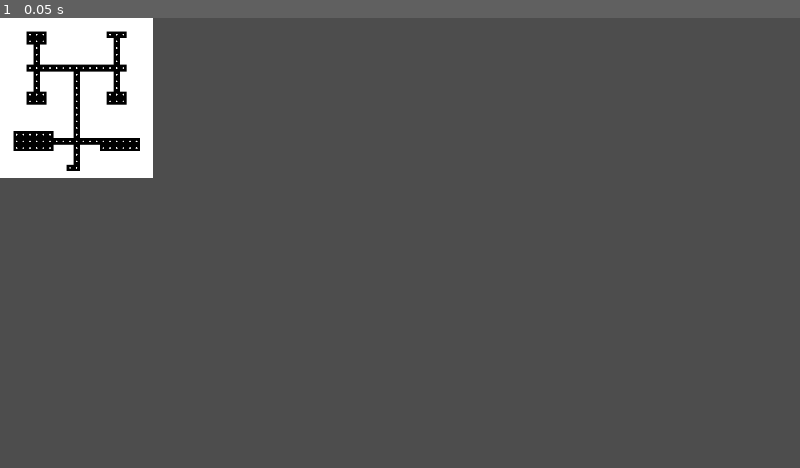
Above: before the commit, frame 1.
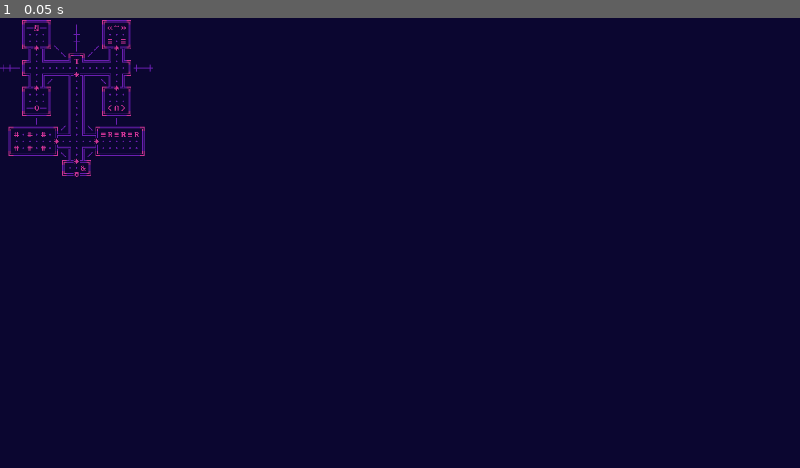
Above: after the commit, the same moment.

Repository: Vegetabs/StationTilda
Game: Godot game, scene res://scenes/station_render.tscn
Two runs of this game, one before a commit and one after it. Both use one fixed random seed, a clock stepped at 60 frames per second and the inputs below. The project has no main scene, so this scene is started directly.
Inputs:
- Up to frame 1 (0.05 s): no input

The runs differ from the first frame. In frame 1, 100% of the frame differs, in the area x 0-100%, y 0-100%.

Commit message:
attached nav_mesh.gd to nav_mesh

Diff:
--- a/project.godot
+++ b/project.godot
@@ -25,3 +25,4 @@
 [rendering]
 
 textures/canvas_textures/default_texture_filter=0
+environment/defaults/default_clear_color=Color(0.043137256, 0.023529412, 0.1882353, 1)
--- a/scenes/station_render.tscn
+++ b/scenes/station_render.tscn
@@ -2,7 +2,7 @@
 
 [ext_resource type="Texture2D" uid="uid://bjh2vgkn5mjp4" path="res://assets/station_tilda-render.png" id="1_42tmp"]
 [ext_resource type="TileSet" uid="uid://hnybemc4dnmb" path="res://assets/station_render.tres" id="2_hjkea"]
-[ext_resource type="Script" path="res://scenes/nav_mesh.gd" id="3_hjkea"]
+[ext_resource type="Script" uid="uid://di61akx0loh4a" path="res://scripts/nav_mesh.gd" id="3_hjkea"]
 
 [node name="station_render" type="Control"]
 layout_mode = 3
@@ -19,6 +19,7 @@
 centered = false
 
 [node name="nav_mesh" type="TileMapLayer" parent="."]
+visible = false
 tile_map_data = PackedByteArray("AAAAAAAAAAALAA0AAAAAAAEAAAALAA0AAAAAAAIAAAALAA0AAAAAAAMAAAALAA0AAAAAAAQAAAALAA0AAAAAAA …(8752 unchanged characters)…
 tile_set = ExtResource("2_hjkea")
 script = ExtResource("3_hjkea")
--- a/scripts/nav_mesh.gd
+++ b/scripts/nav_mesh.gd
@@ -24,7 +24,7 @@
 		for j in range(_astar.region.position.y, _astar.region.end.y):
 			var pos = Vector2i(i, j)
 			if get_cell_atlas_coords(pos) == TILES["Wall"]:
-				_astar.set_point_solid(pos)
+				set_passability(pos)
 
 # Finds a path between two points given two MAP points
 func find_path(start,end) -> PackedVector2Array:
